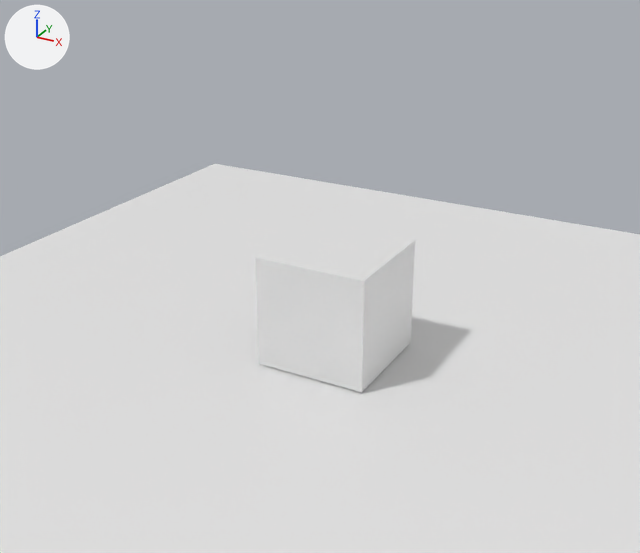
What one commit did to the glTF model public/models/shoe.glb.
Camera for both pictures: a 50 mm lens placed at (6.47, -12.37, 7.63), pointed at (-0.1, -0.41, 1.65). The lights are fixed; the arrows at upper left show +X, +Y and +Z. Where no turn or scale is listed for an object, it has been applied to the vertices.
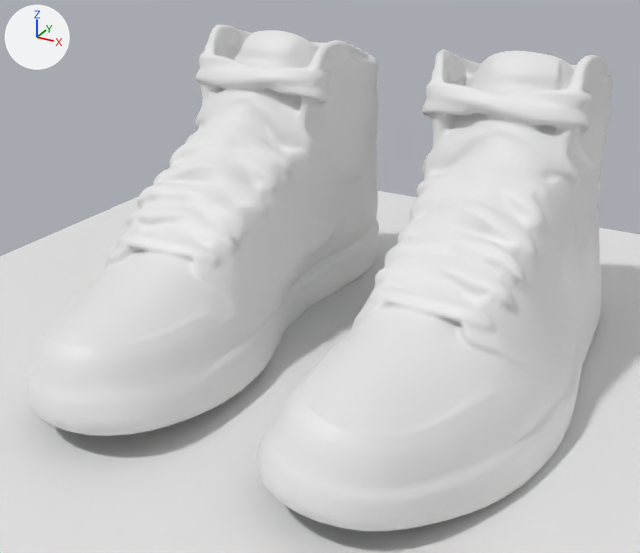
The newer file is also rescaled (x2.4) as a whole; pictures and numbers use the older file's frame.

Location of each change, [x1, y1, x2, y2] in pixels of the pictures (640 x 553 px):
```json
{"object": "uploads_files_3671566_Nike+Air+Jordan+1+Retro+High+OG+Rebellion", "change": "added", "after": [28, 25, 612, 531]}
{"object": "Cube", "change": "deleted", "before": [255, 221, 415, 393]}
```

Edits to the scene script, one JSON object a line:
```json
{"op": "add", "block": "mat_mesh_0_3fbxasc046nrsg", "code": ["mat_mesh_0_3fbxasc046nrsg = principled_material('mesh_0_3FBXASC046nrSG')", "mat_mesh_0_3fbxasc046nrsg.base_color = (0.8, 0.8, 0.8)  # white #e7e7e7"]}
{"op": "add", "block": "me_uploads_files_3671566_nike_air_jordan_1_retro_high_og_rebellion", "code": ["me_uploads_files_3671566_nike_air_jordan_1_retro_high_og_rebellion = bpy.data.meshes.new('uploads_files_3671566_Nike+Air+Jordan+1+Retro+High+OG+Rebellion')", "me_uploads_files_3671566_nike_air_jordan_1_retro_high_og_rebellion.from_pydata(...)  # 30094 vertices, 60196 faces; spans x -4.28..4.28, y -4.71..4.96, z -0.05..5.27", "me_uploads_files_3671566_nike_air_jordan_1_retro_high_og_rebellion.materials.append(mat_mesh_0_3fbxasc046nrsg)  # white #e7e7e7"]}
{"op": "remove", "block": "ob_cube", "code": ["ob_cube = bpy.data.objects.new('Cube', me_cube_001)", "ob_cube.location = (0.0, 0.0, 1.03)"]}
{"op": "add", "block": "ob_uploads_files_3671566_nike_air_jordan_1_retro_high_og_rebellion", "code": ["ob_uploads_files_3671566_nike_air_jordan_1_retro_high_og_rebellion = bpy.data.objects.new('uploads_files_3671566_Nike+Air+Jordan+1+Retro+High+OG+Rebellion', me_uploads_files_3671566_nike_air_jordan_1_retro_high_og_rebellion)", "ob_uploads_files_3671566_nike_air_jordan_1_retro_high_og_rebellion.location = (0.0, 0.0, 0.0)"]}
```
